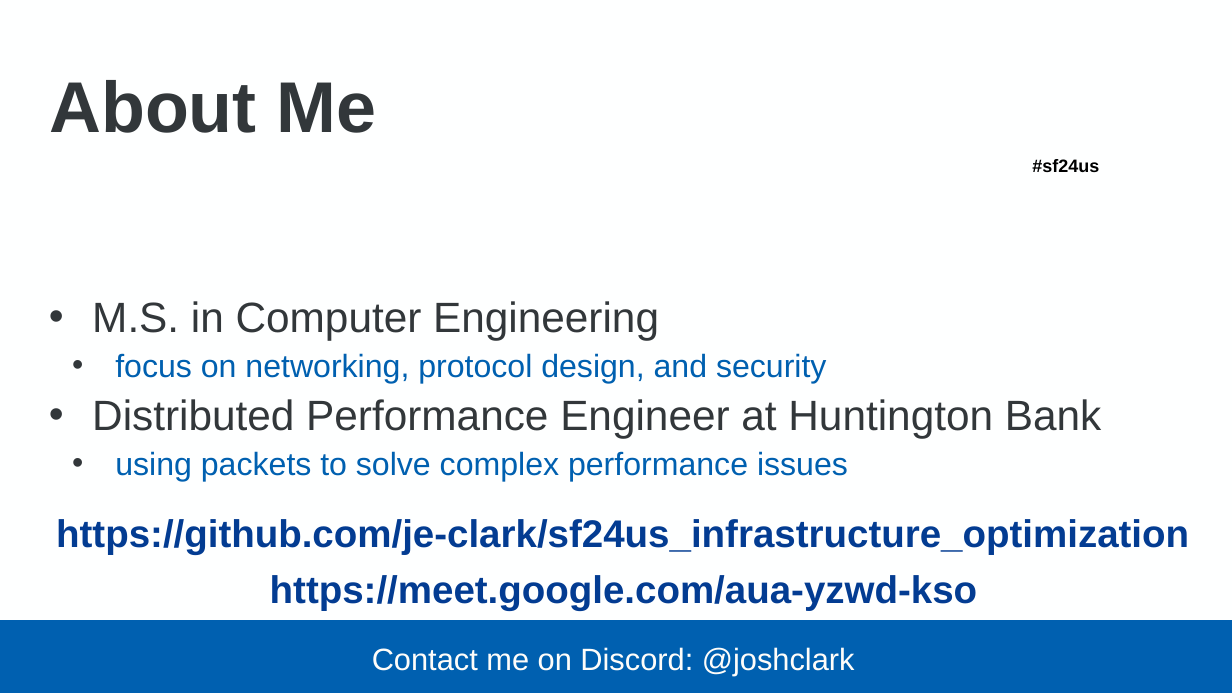
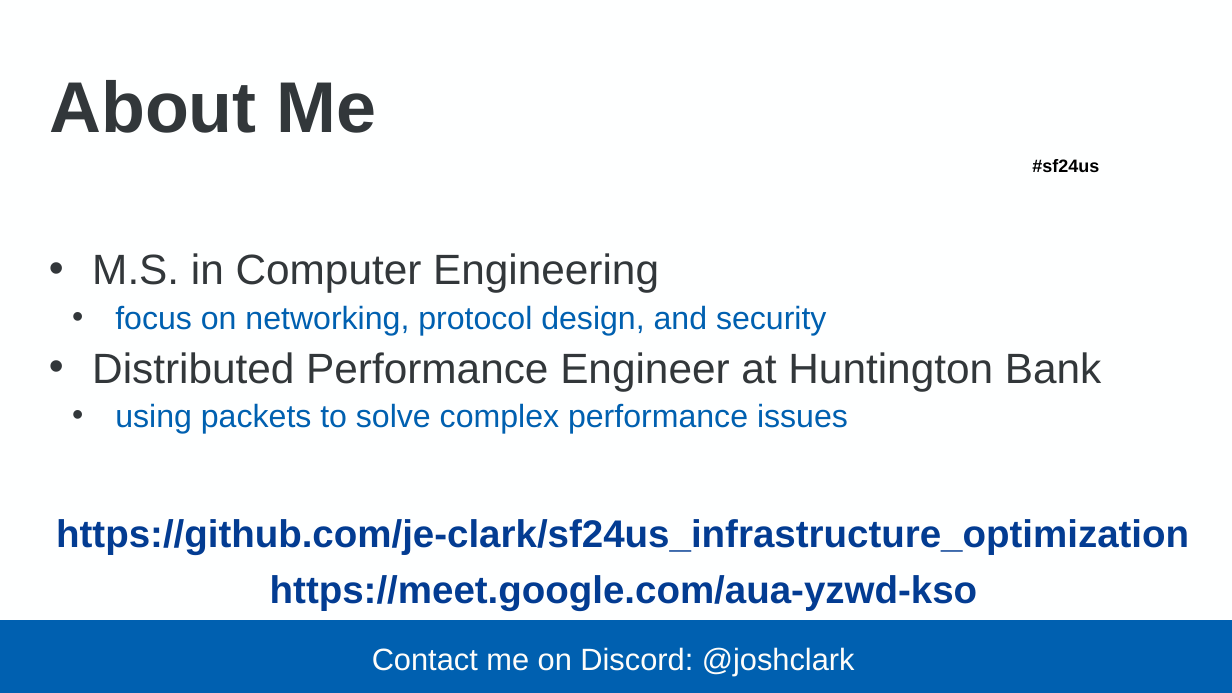
Before and after one commit to je-clark/sf24us_infrastructure_optimization, a slide deck: slide 2 of PacketGuidedOptimization_Sharkfest2024_JClark.pptx. Drawn at 1232x693 pixels with LibreOffice and Linux fonts; fonts in the diff are those of the drawing; background and template pictures are left out. Boxes give left, top, right and bottom in pixels: in the first picture for what was removed or moved away, otherwise in the second. Text is boxed around its words. In the diff, an @@ line names an element or a change of style, - is before the commit and + after.

Commit message:
slide 2 spacing looked weird

```diff
--- a/PacketGuidedOptimization_Sharkfest2024_JClark.pptx
+++ b/PacketGuidedOptimization_Sharkfest2024_JClark.pptx
@@ text "M.S. in Computer Engineering": place and size @@
-text "M.S. in Computer Engineering" at (92, 301, 1101, 481)
+text "M.S. in Computer Engineering" at (92, 253, 1101, 433)
```
